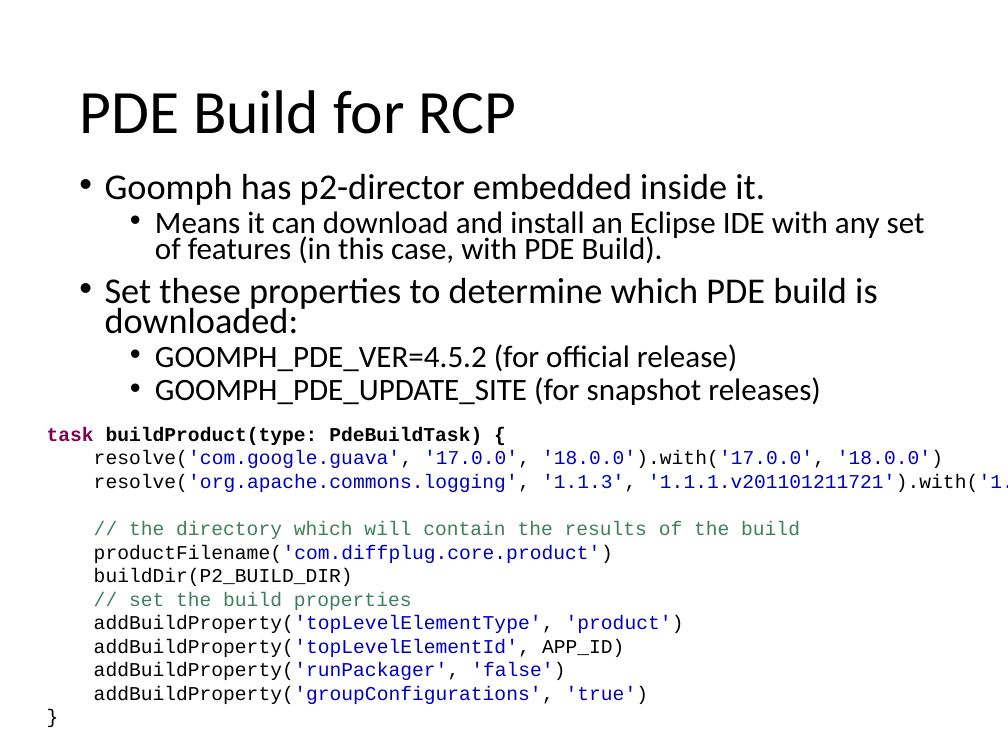
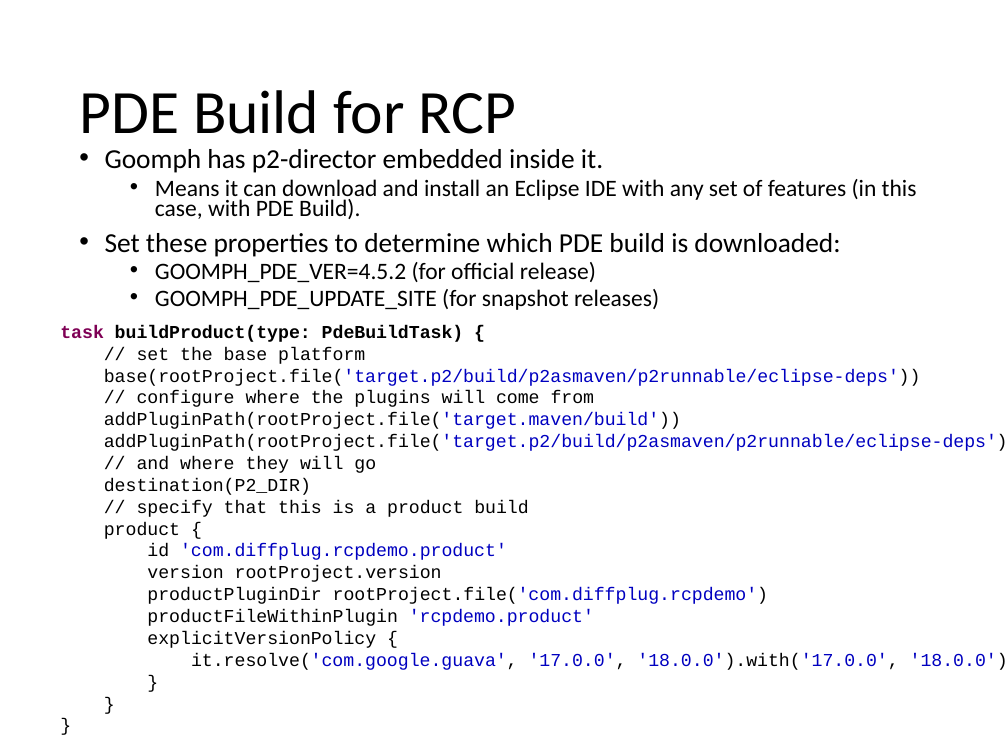
Before and after one commit to diffplug/gradle-and-eclipse-rcp, a slide deck: slide 13 of Gradle and Eclipse RCP.pptx. Drawn at 1008x756 pixels with LibreOffice and Linux fonts; fonts in the diff are those of the drawing. Boxes give left, top, right and bottom in pixels: in the first picture for what was removed or moved away, otherwise in the second. Text is boxed around its words. In the diff, an @@ line names an element or a change of style, - is before the commit and + after.

Commit message:
Updated presentation.

```diff
--- a/Gradle and Eclipse RCP.pptx
+++ b/Gradle and Eclipse RCP.pptx
@@ text "Goomph has p2-director embedded inside ...": place and size @@
-text "Goomph has p2-director embedded inside ..." at (105,173,925,405)
+text "Goomph has p2-director embedded inside ..." at (105,149,917,310)
@@ text "Goomph has p2-director embedded inside ..." at (105,149,917,310): size 25.9 to 19.6 pt in "Goomph has p2-director embedded inside it.", "Set these properties to determine which PDE ..."; size 22.2 to 16.8 pt in "Means it can download and install an ...", "GOOMPH_PDE_VER=4.5.2 (for official release)", "GOOMPH_PDE_UPDATE_SITE (for snapshot releases)" @@
@@ text at (60,325,1008,670): paragraphs added @@
+}
+}
@@ text "task buildProduct(type: PdeBuildTask) {": place and size @@
-text "task buildProduct(type: PdeBuildTask) {" at (47,427,1008,704)
+text "task buildProduct(type: PdeBuildTask) {" at (60,325,1008,670)
@@ text at (60,325,464,342): size 14 to 13 pt in "task buildProduct(type: PdeBuildTask) {", "}" @@
@@ text at (104,347,1008,670): text changed; size 14 to 13 pt; text colour #0000C0 to #000000 @@
-resolve('com.google.guava', '17.0.0', '18.0.0').with('17.0.0', '18.0.0')
-resolve('org.apache.commons.logging', '1.1.3', '1.1.1.v201101211721').with('1.1.3')
-// the directory which will contain the results of the build
-productFilename('com.diffplug.core.product')
-buildDir(P2_BUILD_DIR)
-// set the build properties
-addBuildProperty('topLevelElementType', 'product')
-addBuildProperty('topLevelElementId', APP_ID)
-addBuildProperty('runPackager', 'false')
-addBuildProperty('groupConfigurations', 'true')
+// set the base platform
+base(rootProject.file('target.p2/build/p2asmaven/p2runnable/eclipse-deps'))
+// configure where the plugins will come from
+addPluginPath(rootProject.file('target.maven/build'))
+addPluginPath(rootProject.file('target.p2/build/p2asmaven/p2runnable/eclipse-deps'))
+// and where they will go
+destination(P2_DIR)
+// specify that this is a product build
+product {
+id 'com.diffplug.rcpdemo.product'
+version rootProject.version
+productPluginDir rootProject.file('com.diffplug.rcpdemo')
+productFileWithinPlugin 'rcpdemo.product'
+explicitVersionPolicy {
+it.resolve('com.google.guava', '17.0.0', '18.0.0').with('17.0.0', '18.0.0')
```
Also in this commit, not shown: 1 other slide changed.
